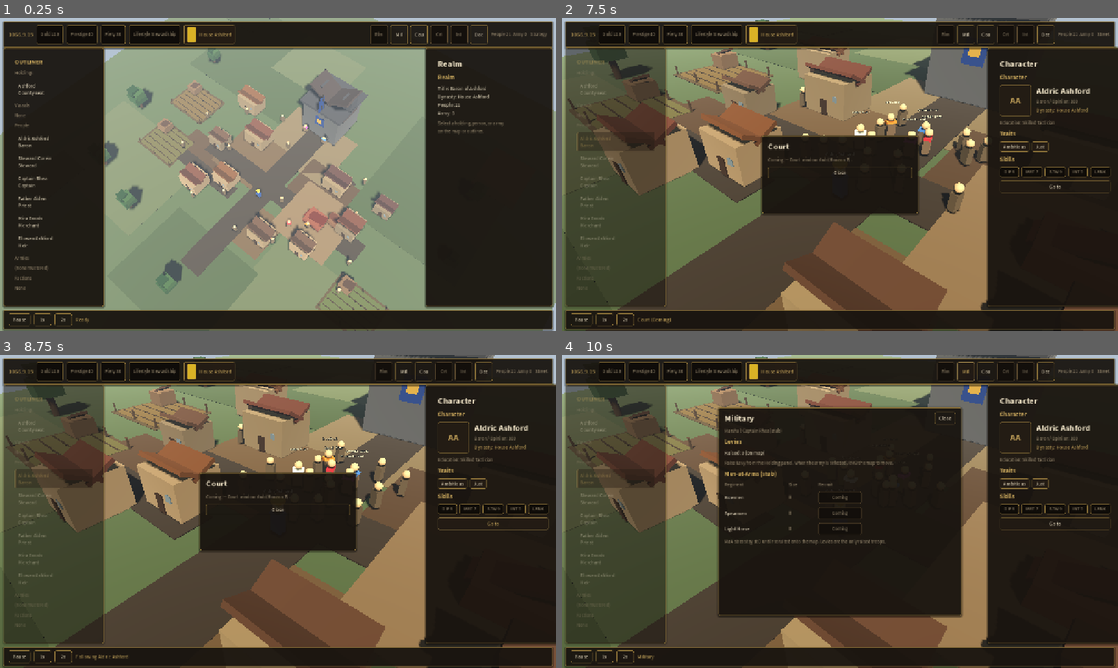
Above: before the commit, frames 1-4 (two rows, left to right).
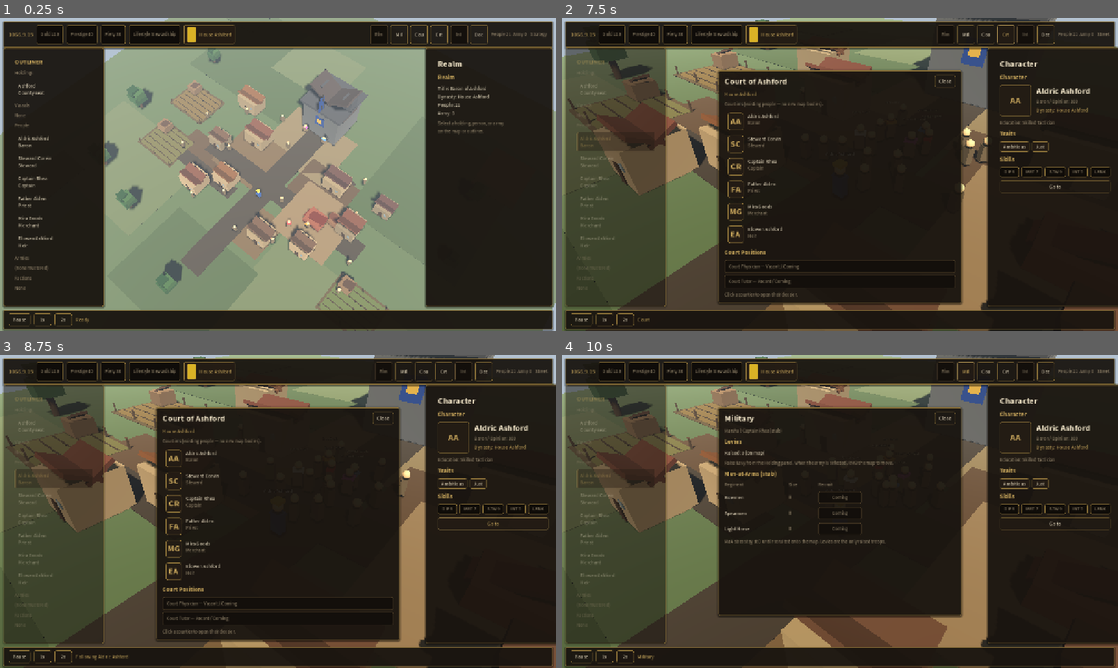
Above: after the commit, the same moments.

Repository: lpoyoll/Realm-of-Kings
Game: Godot game, scene res://scenes/main.tscn
Two runs of this game, one before a commit and one after it. Both use one fixed random seed, a clock stepped at 60 frames per second and the inputs below.
Inputs:
- Up to frame 1 (0.25 s): no input
- Up to frame 2 (7.5 s): click "Crt" at 0.5 s; click "Rlm" at 1.25 s; click "Mil" at 2 s; click "Cou" at 2.75 s; click "Int" at 3.5 s; click "Dec" at 4.25 s; click "Ashford County seat" at 5 s; click "Aldric Ashford Baron" at 5.75 s; click "Go to" at 6.5 s; click "Crt" at 7.25 s
- Up to frame 3 (8.75 s): click "Go to" at 8 s
- Up to frame 4 (10 s): click "Rlm" at 8.75 s; click "Mil" at 9.5 s

The runs differ from the first frame. In frame 1, less than 0.1% of the frame differs, in the area x 77-81%, y 2-9%; in frame 2, 26%; in frame 3, 26%, in the area x 27-82%, y 2-92%; in frame 4, less than 0.1%.

Commit message:
Court window stub: courtiers from existing people + vacant positions.
Top-bar Crt opens Court of Ashford / House Ashford; ListRow courtiers select dossiers; Physician/Tutor Coming.

Diff:
--- a/scripts/ui/ck3_shell.gd
+++ b/scripts/ui/ck3_shell.gd
@@ -79,6 +79,12 @@
 var _decisions_modal: PanelContainer
 var _decisions_rows: VBoxContainer
 
+var _court_modal: PanelContainer
+var _court_title: Label
+var _court_house: Label
+var _court_rows: VBoxContainer
+var _court_positions: VBoxContainer
+
 func _ready() -> void:
 	_theme = Ck3Theme.get_theme()
 	_build_ui()
@@ -179,6 +185,7 @@
 	_build_council_window()
 	_build_military_window()
 	_build_decisions_window()
+	_build_court_window()
 
 func _build_top_bar() -> void:
 	var top := PanelContainer.new()
@@ -232,7 +239,7 @@
 		{"abbr": "Rlm", "title": "Realm", "live": false},
 		{"abbr": "Mil", "title": "Military", "live": true},
 		{"abbr": "Cou", "title": "Council", "live": true},
-		{"abbr": "Crt", "title": "Court", "live": false},
+		{"abbr": "Crt", "title": "Court", "live": true},
 		{"abbr": "Int", "title": "Intrigue", "live": false},
 		{"abbr": "Dec", "title": "Decisions", "live": true},
 	]
@@ -475,6 +482,9 @@
 	if title_text == "Decisions":
 		_open_decisions_window()
 		return
+	if title_text == "Court":
+		_open_court_window()
+		return
 	if _stub_modal == null:
 		return
 	if _council_modal:
@@ -483,6 +493,8 @@
 		_military_modal.visible = false
 	if _decisions_modal:
 		_decisions_modal.visible = false
+	if _court_modal:
+		_court_modal.visible = false
 	_stub_modal_title.text = title_text
 	_stub_modal_body.text = "Coming — %s window stub (Horizon B)." % title_text
 	_stub_modal.visible = true
@@ -556,6 +568,8 @@
 		_military_modal.visible = false
 	if _decisions_modal:
 		_decisions_modal.visible = false
+	if _court_modal:
+		_court_modal.visible = false
 	_refresh_council_rows()
 	_council_modal.visible = true
 	set_status("Council")
@@ -719,6 +733,8 @@
 		_council_modal.visible = false
 	if _decisions_modal:
 		_decisions_modal.visible = false
+	if _court_modal:
+		_court_modal.visible = false
 	_refresh_military_levy()
 	_military_modal.visible = true
 	set_status("Military")
@@ -808,6 +824,8 @@
 		_council_modal.visible = false
 	if _military_modal:
 		_military_modal.visible = false
+	if _court_modal:
+		_court_modal.visible = false
 	_decisions_modal.visible = true
 	set_status("Decisions")
 
@@ -842,6 +860,161 @@
 			set_status("Hosted a feast (not enough gold for %d stub cost)." % cost)
 	else:
 		set_status("Hosted a feast.")
+
+func _build_court_window() -> void:
+	_court_modal = PanelContainer.new()
+	_court_modal.name = "CourtModal"
+	_court_modal.mouse_filter = Control.MOUSE_FILTER_STOP
+	_court_modal.visible = false
+	_court_modal.set_anchors_preset(Control.PRESET_CENTER)
+	_court_modal.offset_left = -280.0
+	_court_modal.offset_top = -240.0
+	_court_modal.offset_right = 280.0
+	_court_modal.offset_bottom = 240.0
+	_root.add_child(_court_modal)
+
+	var v := VBoxContainer.new()
+	v.add_theme_constant_override("separation", 8)
+	_court_modal.add_child(v)
+
+	var header := HBoxContainer.new()
+	header.add_theme_constant_override("separation", 12)
+	v.add_child(header)
+	_court_title = _label("Court of Ashford", "TitleLabel")
+	header.add_child(_court_title)
+	var spacer := Control.new()
+	spacer.size_flags_horizontal = Control.SIZE_EXPAND_FILL
+	spacer.mouse_filter = Control.MOUSE_FILTER_IGNORE
+	header.add_child(spacer)
+	var close_btn := Button.new()
+	close_btn.text = "Close"
+	close_btn.theme_type_variation = "GhostButton"
+	close_btn.pressed.connect(_close_court_window)
+	header.add_child(close_btn)
+
+	_court_house = _label("House Ashford", "AccentLabel")
+	_court_house.autowrap_mode = TextServer.AUTOWRAP_WORD_SMART
+	v.add_child(_court_house)
+
+	v.add_child(_label("Courtiers (existing people — no new map bodies).", "MuteLabel"))
+
+	_court_rows = VBoxContainer.new()
+	_court_rows.name = "CourtRows"
+	_court_rows.add_theme_constant_override("separation", 4)
+	v.add_child(_court_rows)
+
+	v.add_child(_section_header("Court Positions"))
+	_court_positions = VBoxContainer.new()
+	_court_positions.name = "CourtPositions"
+	_court_positions.add_theme_constant_override("separation", 4)
+	v.add_child(_court_positions)
+
+	var vacant_jobs: PackedStringArray = PackedStringArray(["Court Physician", "Court Tutor"])
+	for job_name in vacant_jobs:
+		var row := Button.new()
+		row.alignment = HORIZONTAL_ALIGNMENT_LEFT
+		row.text = "%s — Vacant / Coming" % str(job_name)
+		row.tooltip_text = "Coming"
+		row.disabled = true
+		row.theme_type_variation = "ComingButton"
+		row.custom_minimum_size = Vector2(0, 30)
+		_court_positions.add_child(row)
+
+	v.add_child(_label("Click a courtier to open their dossier.", "MuteLabel"))
+
+func _open_court_window() -> void:
+	if _court_modal == null:
+		_build_court_window()
+	if _stub_modal:
+		_stub_modal.visible = false
+	if _council_modal:
+		_council_modal.visible = false
+	if _military_modal:
+		_military_modal.visible = false
+	if _decisions_modal:
+		_decisions_modal.visible = false
+	_refresh_court_rows()
+	_court_modal.visible = true
+	set_status("Court")
+
+func _close_court_window() -> void:
+	if _court_modal:
+		_court_modal.visible = false
+
+func _refresh_court_rows() -> void:
+	if _court_rows == null:
+		return
+	_clear_box(_court_rows)
+
+	var seat_name: String = "Ashford"
+	var house_name: String = "Ashford"
+	if is_instance_valid(GameData):
+		if GameData.realm:
+			seat_name = str(GameData.realm.capital_settlement)
+		if GameData.dynasty:
+			house_name = str(GameData.dynasty.name)
+	if _court_title:
+		_court_title.text = "Court of %s" % seat_name
+	if _court_house:
+		_court_house.text = "House %s" % house_name
+
+	var people: Array = []
+	people.append_array(get_tree().get_nodes_in_group("ruler"))
+	people.append_array(get_tree().get_nodes_in_group("npcs"))
+	var listed: int = 0
+	for p in people:
+		if p == null or not is_instance_valid(p):
+			continue
+		var pname: String = str(p.name)
+		if "display_name" in p:
+			pname = str(p.display_name)
+		elif p.has_method("get_inspect_data"):
+			pname = str(p.get_inspect_data().get("name", p.name))
+		var role_line: String = _role_of(p)
+		if role_line.is_empty():
+			role_line = "Courtier"
+		var captured: Node = p
+		var row := Button.new()
+		row.alignment = HORIZONTAL_ALIGNMENT_LEFT
+		row.text = ""
+		row.tooltip_text = "%s — %s" % [pname, role_line]
+		row.custom_minimum_size = Vector2(0, 48)
+		row.clip_text = true
+		row.theme_type_variation = "ListRow"
+		row.pressed.connect(func() -> void:
+			select_character(captured)
+			set_status("Court -> %s" % pname)
+		)
+		var row_margin := MarginContainer.new()
+		row_margin.set_anchors_and_offsets_preset(Control.PRESET_FULL_RECT)
+		row_margin.mouse_filter = Control.MOUSE_FILTER_IGNORE
+		row_margin.add_theme_constant_override("margin_left", 8)
+		row_margin.add_theme_constant_override("margin_right", 8)
+		row_margin.add_theme_constant_override("margin_top", 4)
+		row_margin.add_theme_constant_override("margin_bottom", 4)
+		row.add_child(row_margin)
+		var row_h := HBoxContainer.new()
+		row_h.mouse_filter = Control.MOUSE_FILTER_IGNORE
+		row_h.add_theme_constant_override("separation", 10)
+		row_margin.add_child(row_h)
+		var portrait: PanelContainer = Ck3Theme.make_portrait(Ck3Theme.initials_of(pname), 36.0)
+		portrait.mouse_filter = Control.MOUSE_FILTER_IGNORE
+		row_h.add_child(portrait)
+		var row_col := VBoxContainer.new()
+		row_col.mouse_filter = Control.MOUSE_FILTER_IGNORE
+		row_col.size_flags_horizontal = Control.SIZE_EXPAND_FILL
+		row_col.add_theme_constant_override("separation", 0)
+		row_h.add_child(row_col)
+		var name_l := _label(pname, "BodyLabel")
+		name_l.mouse_filter = Control.MOUSE_FILTER_IGNORE
+		row_col.add_child(name_l)
+		var role_l := _label(role_line, "MuteLabel")
+		role_l.mouse_filter = Control.MOUSE_FILTER_IGNORE
+		row_col.add_child(role_l)
+		_court_rows.add_child(row)
+		listed += 1
+	if listed == 0:
+		_court_rows.add_child(_label("(no courtiers)", "MuteLabel"))
 
 func _build_bottom_bar() -> void:
 	var bottom := PanelContainer.new()
Not shown, changed: README.md
